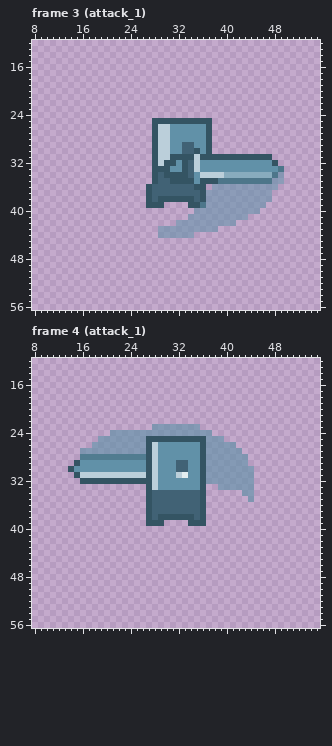
Edited in one commit: pixel-art file (Game_Project/ProtoType_v1/assets/animation/player.ase). Above: the version before the commit.
64x64 pixels, 38 frames. Shown: frame 3 (attack_1): x 8..55, y 12..56; frame 4 (attack_1): x 8..55, y 12..56. The commit also changed other frames, which this record leaves out.
Once edited:
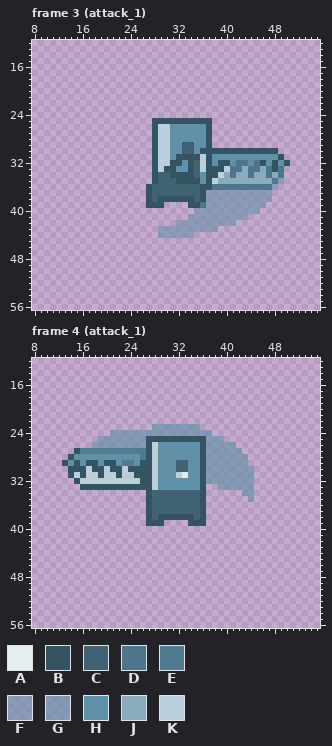
Palette (. is transparent): A #e4eef0  B #345463  C #416275  D #4d768a  E #517c90  F #6191a88f  G #6191a8a6  H #6191a8  J #88acbe  K #bbcfda
Edits made:
layer "weaponthrust2/object" added
layer "weaponthrust2/effect" opacity 65% added
layer "weapon/object" removed
layer "weapon/effect" removed
Changed rows in their new state; - is an unchanged pixel.
Frame 3 (attack_1):
first column x 29:
30 ------HB-BBBBBBBBBBB--
31 --H---BK-HHHHHHHHHHHB-
32 -K-BHBCKB-BB-DD-DB--HB
33 K-B-HBCKBBBKDDJDDJDB--
34 -C---BCHBB--D--D--DJD-
35 --C---BH-KJJJJJJJJJD--
36 ------C-BDDDDDDDDDD---
Frame 4 (attack_1), layers "weaponthrust2/effect", "weaponthrust2/object":
first column x 13:
27 --BEEEEEEEEEEE
28 -BHHHHHHHHHHH-
29 BH--BB-BB-EE-B
30 --BBKBBKBBKBBB
31 -BKB--B--B--BB
32 --BKKKKKKKKKK-
33 ---BBBBBBBBBBB
Boxes around the changes in both pictures, in picture pixels (x1, y1, x2, y2):
changed: (158, 148, 290, 190)
changed: (62, 448, 146, 490)
